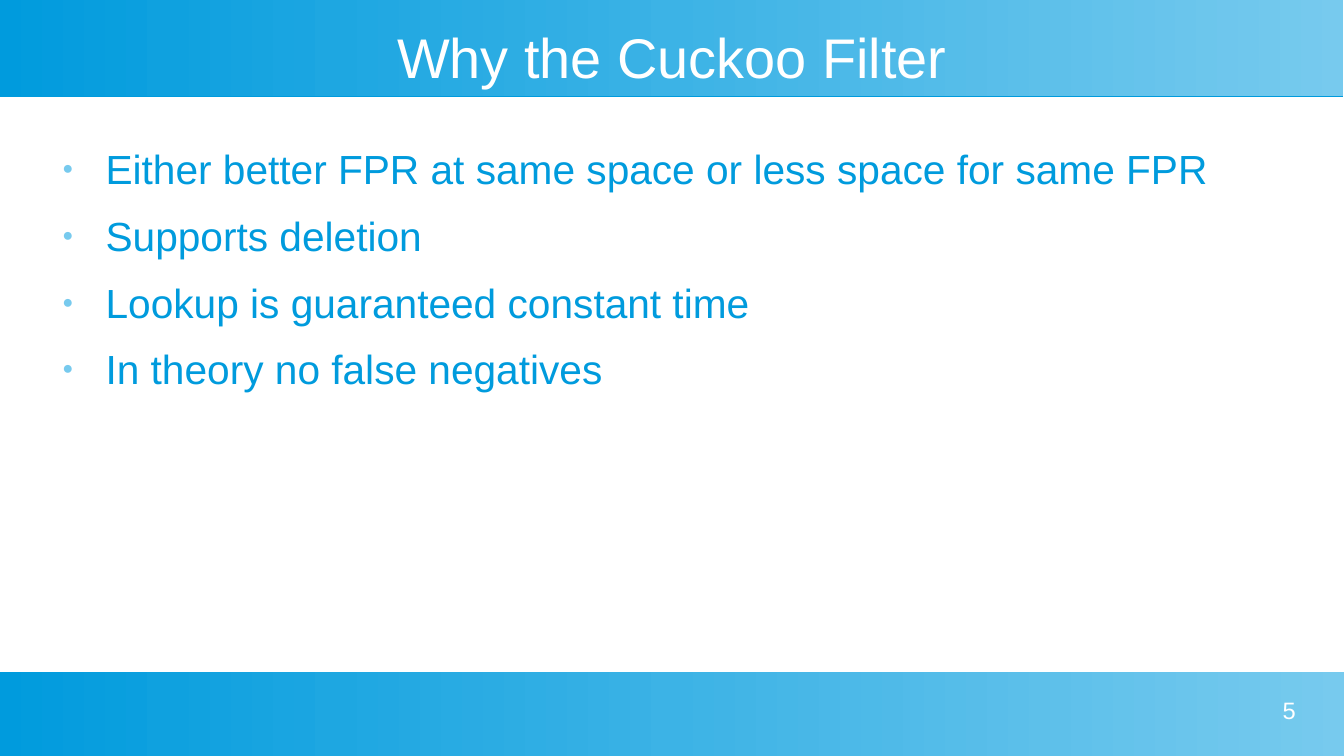
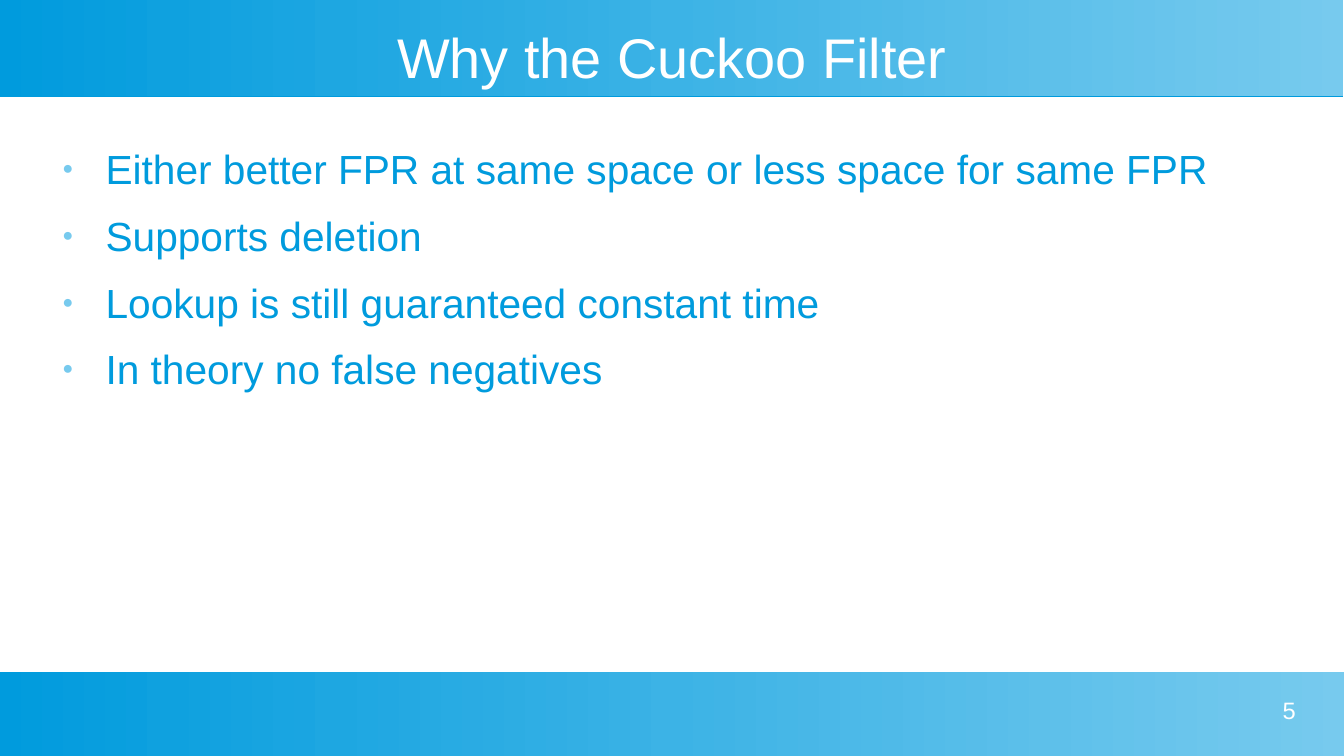
Before and after one commit to tdortman/Cuckoo-GPU, a slide deck: slide 5 of HPC_Presentation.odp. Drawn at 1344x756 pixels with LibreOffice and Linux fonts; fonts in the diff are those of the drawing. Boxes give left, top, right and bottom in pixels: in the first picture for what was removed or moved away, otherwise in the second. Text is boxed around its words. In the diff, an @@ line names an element or a change of style, - is before the commit and + after.

```diff
--- a/HPC_Presentation.odp
+++ b/HPC_Presentation.odp
@@ text at [106, 288, 819, 325]: text changed @@
-● Lookup is guaranteed constant time
+● Lookup is still guaranteed constant time
```
Also in this commit, not shown: 5 other slides changed.
